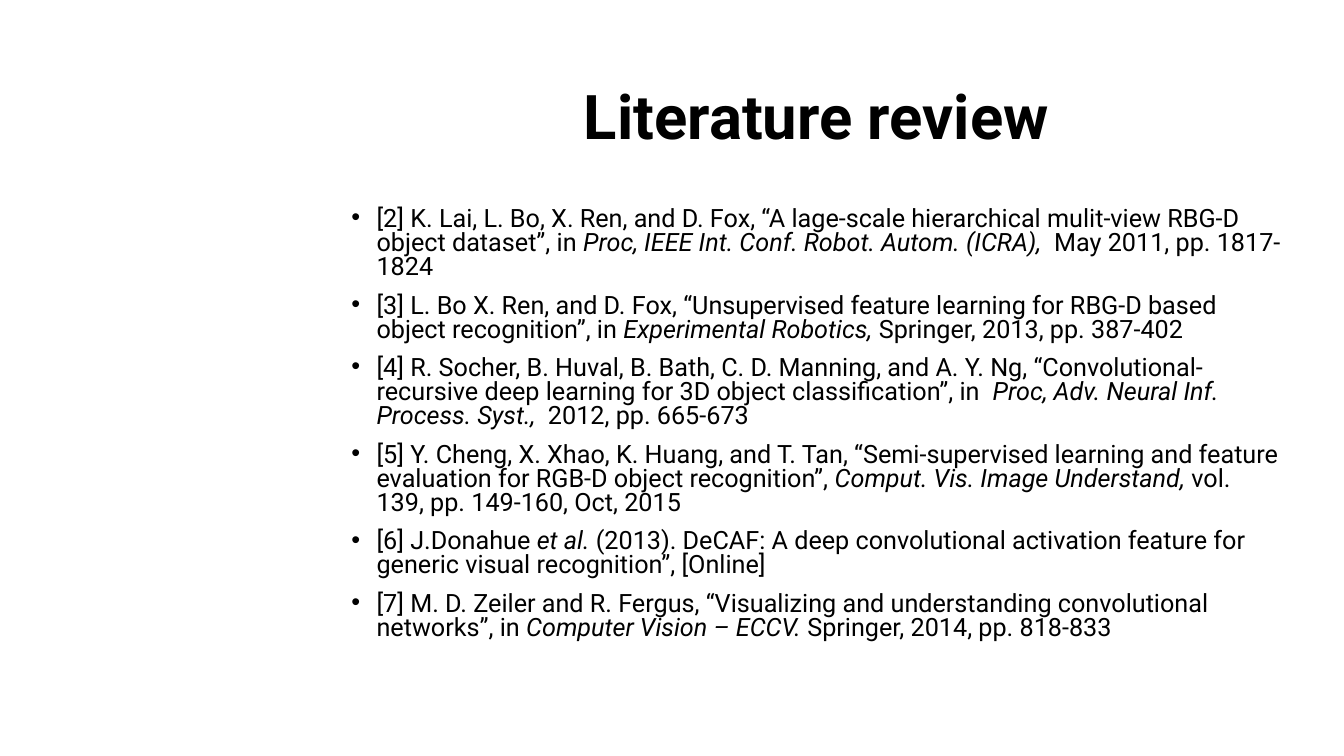
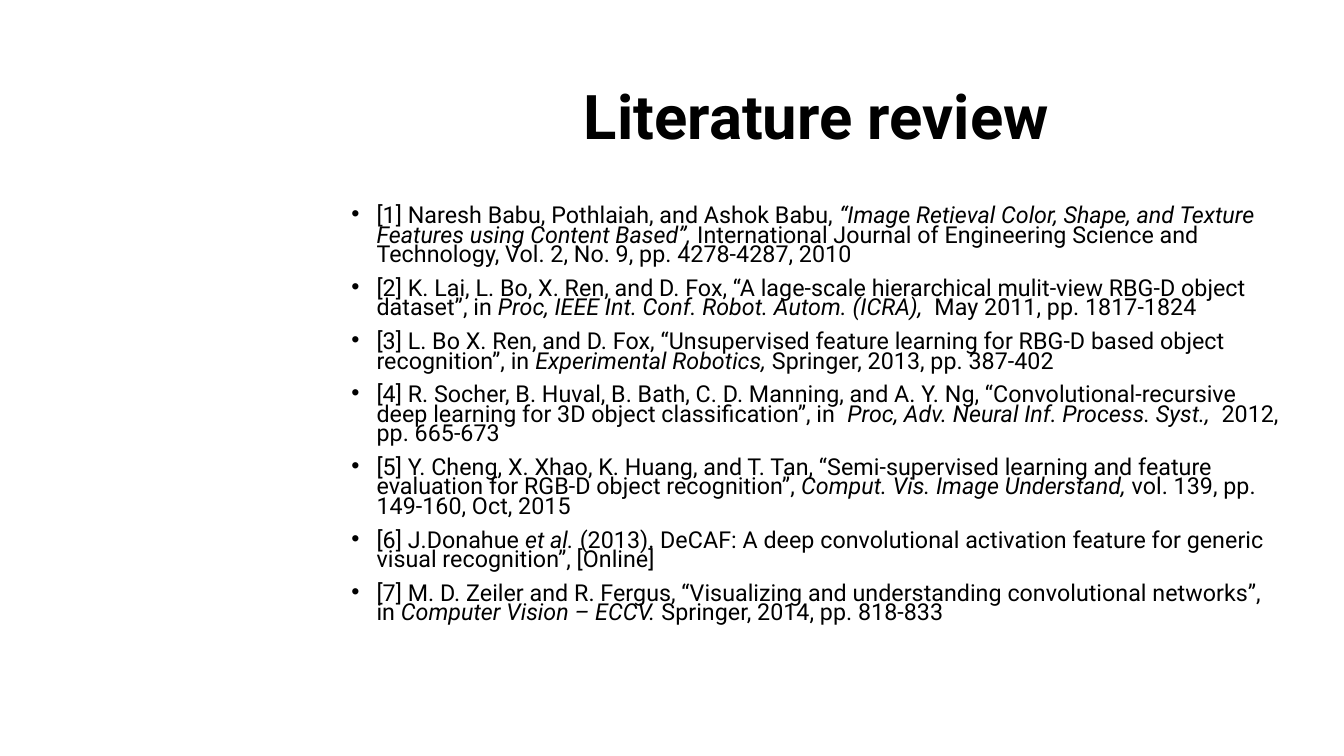
Before and after one commit to dungdovu/DGA1031, a slide deck: slide 9 of DGA1031/What is it.pptx. Drawn at 1344x756 pixels with LibreOffice and Linux fonts; fonts in the diff are those of the drawing; background and template pictures are left out. Boxes give left, top, right and bottom in pixels: in the first picture for what was removed or moved away, otherwise in the second. Text is boxed around its words. In the diff, an @@ line names an element or a change of style, - is before the commit and + after.

```diff
--- a/DGA1031/What is it.pptx
+++ b/DGA1031/What is it.pptx
@@ text at (377, 204, 1255, 267): paragraph added @@
+• [1] Naresh Babu, Pothlaiah, and Ashok Babu, “Image Retieval Color, Shape, and Texture Features using Content Based”, International Journal of Engineering Science and Technology, Vol. 2, No. 9, pp. 4278-4287, 2010
@@ text at (377, 277, 1279, 625): size 18 to 16.6 pt in "[2] K. Lai, L. Bo, X. Ren, ...", "[3] L. Bo X. Ren, and D. ...", "[4] R. Socher, B. Huval, B. Bath, ...", "[5] Y. Cheng, X. Xhao, K. Huang, ..." and 2 more places; line spacing 0.8 to 0.7 @@
```
Also in this commit, not shown: 4 other slides changed.
